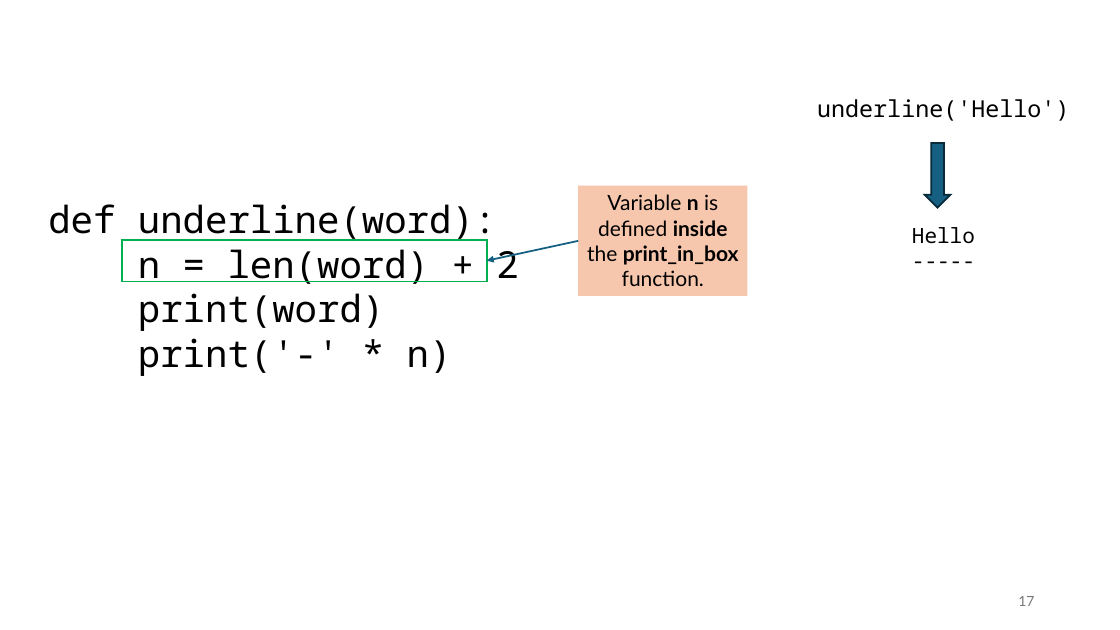
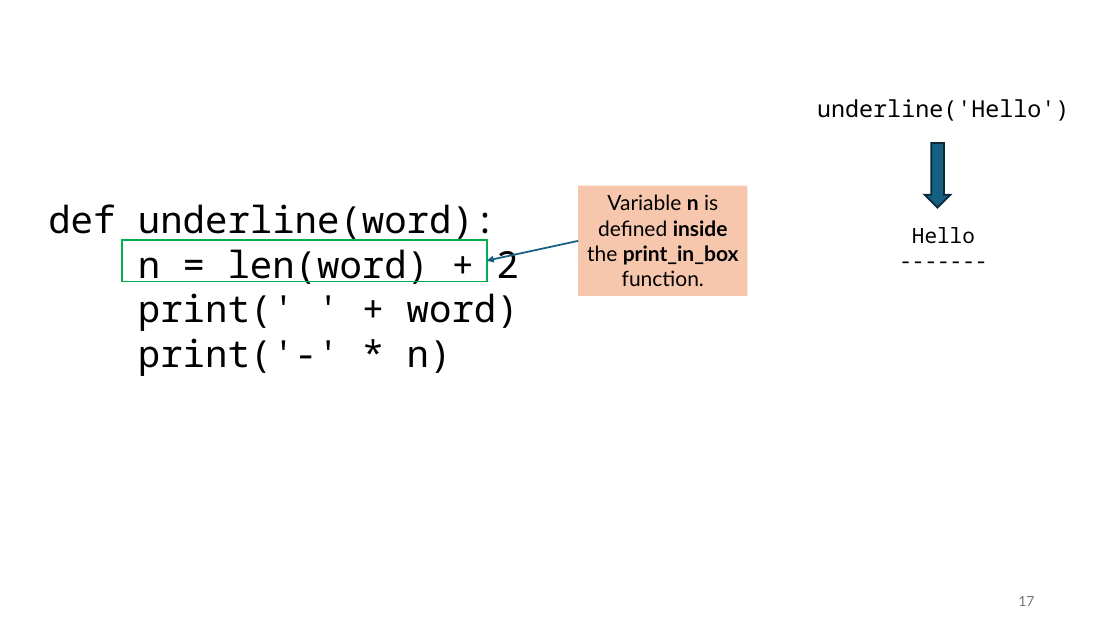
Before and after one commit to tjd1234/cmpt120spring2026, a slide deck: slide 17 of lecture_notes/chapter3/chapter3.pptx. Drawn at 1120x630 pixels with LibreOffice and Linux fonts; fonts in the diff are those of the drawing. Boxes give left, top, right and bottom in pixels: in the first picture for what was removed or moved away, otherwise in the second. Text is boxed around its words. In the diff, an @@ line names an element or a change of style, - is before the commit and + after.

```diff
--- a/lecture_notes/chapter3/chapter3.pptx
+++ b/lecture_notes/chapter3/chapter3.pptx
@@ text at <box>912,227,975,244</box>: text changed @@
------
+-------
@@ text at <box>138,293,519,331</box>: text changed @@
-print(word)
+print(' ' + word)
```
Also in this commit, not shown: 12 other slides changed, 27 other files.
